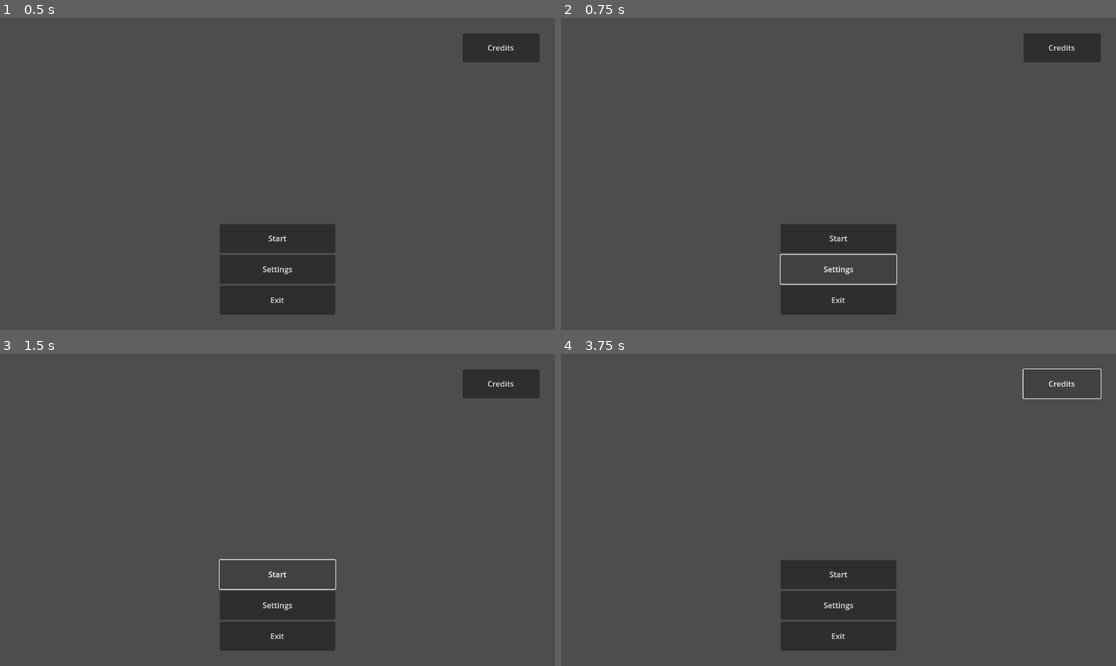
Above: before the commit, frames 1-4 (two rows, left to right).
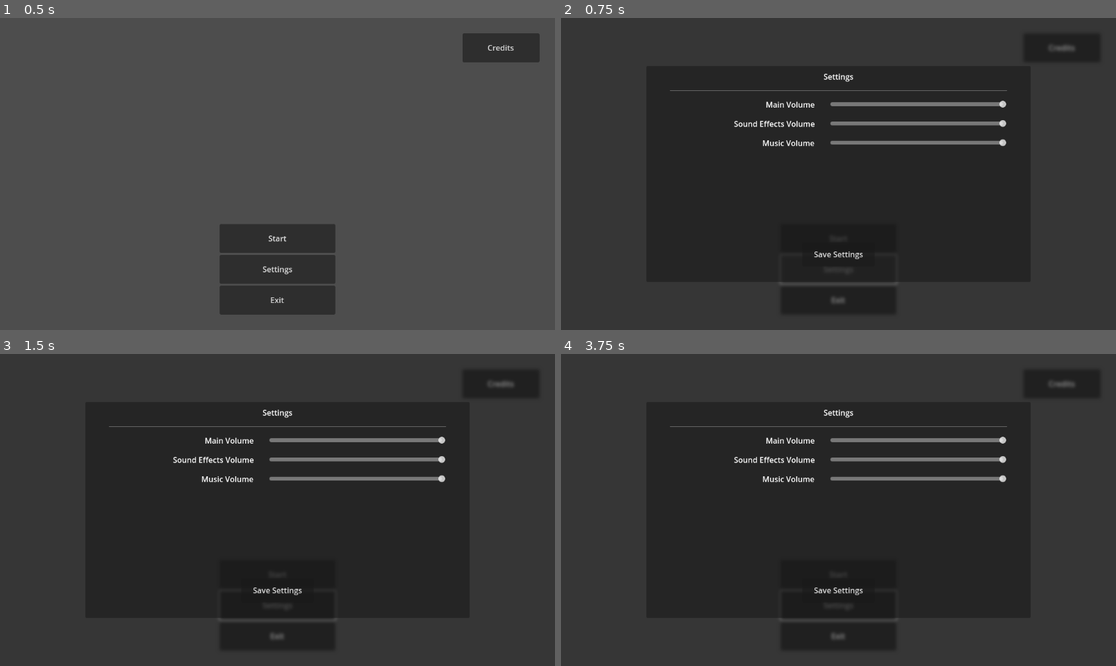
Above: after the commit, the same moments.

Repository: sjgillGit/GWJ80
Game: Godot game, scene res://PrivateDevRoom/Scenes/main_menu.tscn
Same seed, same stepped clock (60 frames per second), same inputs: the game is played once before the commit and once after it. The project has no main scene, so this scene is started directly.
Inputs:
- Up to frame 1 (0.5 s): no input
- Up to frame 2 (0.75 s): click "Settings" at 0.5 s
- Up to frame 3 (1.5 s): click "Start" at 1.25 s
- Up to frame 4 (3.75 s): click "Start" at 2 s; click "Start" at 2.75 s; click "Credits" at 3.5 s

Frame 1 is identical in both runs. In frame 2, 47% of the frame differs, in the area x 15-98%, y 4-96%; in frame 3, 47%; in frame 4, 46%.

Commit message:
connects menu buttons
adds a blur behind the settings window

Diff:
--- /dev/null
+++ b/PrivateDevRoom/Scenes/blur.gdshader
@@ -0,0 +1,44 @@
+shader_type canvas_item;
+
+uniform sampler2D SCREEN_TEXTURE: hint_screen_texture,repeat_disable, filter_nearest;
+/**
+* How blurry the result should be.
+* Limited to 20 because of performance, if you want feel free to break it.
+*/
+uniform float strength : hint_range(0.1, 20.0) = 3.3;
+/**
+* How dark the blur will be
+*/
+uniform float mix_percentage: hint_range(0.0, 1.0) = 0.3;
+
+float gaussianDistribution(float x, float STD){ // STD stands for standard deviation
+	return exp(-(x*x)/(2.*STD*STD))/(sqrt(2.*PI)*STD);
+}
+
+vec3 gaussianblur(sampler2D sampler, vec2 pos, vec2 pixel_size, float sigmaUsed, int radius){
+    vec3 blurredPixel = vec3(0.0);
+    float total_weight = 0.0;
+	// Loop over the radius (tecnically its a square)
+    for(int i = -radius ; i <= radius; i++){
+        for(int j = -radius; j <= radius; j++){
+			// Calculate the offset from the current pixel
+			vec2 offset = vec2(float(i), float(j))*pixel_size;
+			vec2 changedPos = pos + offset;
+
+			// Calculate the weight based on the Gaussian distribution multiplying both dimentions (how far are X and Y form the center (pos))
+			float weight = gaussianDistribution(float(i), sigmaUsed)*gaussianDistribution(float(j), sigmaUsed);
+			// Add the weighted color value to the blurred pixel
+			blurredPixel += texture(SCREEN_TEXTURE, changedPos).rgb * weight;
+			total_weight += weight;
+        }
+    }
+	// Normalize the blurred pixel color by the total weight
+	blurredPixel/=total_weight;
+    return blurredPixel;
+}
+void fragment() {
+    vec3 PixelBlurred = gaussianblur(SCREEN_TEXTURE, SCREEN_UV, SCREEN_PIXEL_SIZE, strength, int(round(3.0 * strength)));
+	vec3 color = mix(PixelBlurred, vec3(0.0), mix_percentage);
+    // The radius is 3*strength because it is the point where the Gaussian weight is near zero.
+    COLOR = vec4(color, 1.);
+}
--- a/PrivateDevRoom/Scenes/main_menu.tscn
+++ b/PrivateDevRoom/Scenes/main_menu.tscn
@@ -1,6 +1,7 @@
-[gd_scene load_steps=2 format=3 uid="uid://3f7d7f8g4sha"]
+[gd_scene load_steps=3 format=3 uid="uid://3f7d7f8g4sha"]
 
 [ext_resource type="Script" uid="uid://ccngljmxq5wuu" path="res://PrivateDevRoom/Scripts/main_menu.gd" id="1_g2jti"]
+[ext_resource type="PackedScene" uid="uid://uinurfovxmcg" path="res://PrivateDevRoom/Scenes/settings.tscn" id="2_3lbsf"]
 
 [node name="MainMenu" type="Control"]
 layout_mode = 3
@@ -10,6 +11,7 @@
 grow_horizontal = 2
 grow_vertical = 2
 script = ExtResource("1_g2jti")
+settings_scene = ExtResource("2_3lbsf")
 
 [node name="MarginContainer" type="MarginContainer" parent="."]
 layout_mode = 1
@@ -67,3 +69,7 @@
 grow_horizontal = 2
 grow_vertical = 2
 mouse_filter = 2
+
+[connection signal="pressed" from="MarginContainer/VBoxContainer/Start" to="." method="_on_start_pressed"]
+[connection signal="pressed" from="MarginContainer/VBoxContainer/Settings" to="." method="_on_settings_pressed"]
+[connection signal="pressed" from="MarginContainer/VBoxContainer/Exit" to="." method="_on_exit_pressed"]
--- a/PrivateDevRoom/Scenes/settings.tscn
+++ b/PrivateDevRoom/Scenes/settings.tscn
@@ -1,14 +1,21 @@
-[gd_scene load_steps=2 format=3 uid="uid://uinurfovxmcg"]
+[gd_scene load_steps=4 format=3 uid="uid://uinurfovxmcg"]
 
 [ext_resource type="Script" uid="uid://coum3iki2l4f6" path="res://PrivateDevRoom/Scripts/settings.gd" id="1_d8bn1"]
+[ext_resource type="Shader" uid="uid://dew5sedirejj0" path="res://PrivateDevRoom/Scenes/blur.gdshader" id="1_ji6da"]
 
-[node name="Settings" type="Control"]
-layout_mode = 3
+[sub_resource type="ShaderMaterial" id="ShaderMaterial_8agtr"]
+shader = ExtResource("1_ji6da")
+shader_parameter/strength = 3.3
+shader_parameter/mix_percentage = 0.3
+
+[node name="Settings" type="ColorRect"]
+material = SubResource("ShaderMaterial_8agtr")
 anchors_preset = 15
 anchor_right = 1.0
 anchor_bottom = 1.0
 grow_horizontal = 2
 grow_vertical = 2
+color = Color(0, 0, 0, 0.207843)
 script = ExtResource("1_d8bn1")
 
 [node name="MarginContainer" type="MarginContainer" parent="."]
--- a/PrivateDevRoom/Scripts/main_menu.gd
+++ b/PrivateDevRoom/Scripts/main_menu.gd
@@ -1 +1,18 @@
 extends Control
+
+@export var game_scene : PackedScene
+@export var settings_scene : PackedScene
+
+func _on_start_pressed() -> void:
+	# Load main scene with Global Transition
+	pass # Replace with function body.
+
+func _on_settings_pressed() -> void:
+	if settings_scene:
+		var scene = settings_scene.instantiate()
+		add_child(scene)
+	else:
+		printerr("Settings scene not found")
+
+func _on_exit_pressed() -> void:
+	get_tree().quit()
--- a/PrivateDevRoom/Scripts/settings.gd
+++ b/PrivateDevRoom/Scripts/settings.gd
@@ -1,4 +1,4 @@
-extends Control
+extends ColorRect
 
 @onready var Master_Bus = AudioServer.get_bus_index("Master")
 @onready var SFX_Bus = AudioServer.get_bus_index("SFX")
Not shown, added: PrivateDevRoom/Scenes/blur.gdshader.uid
